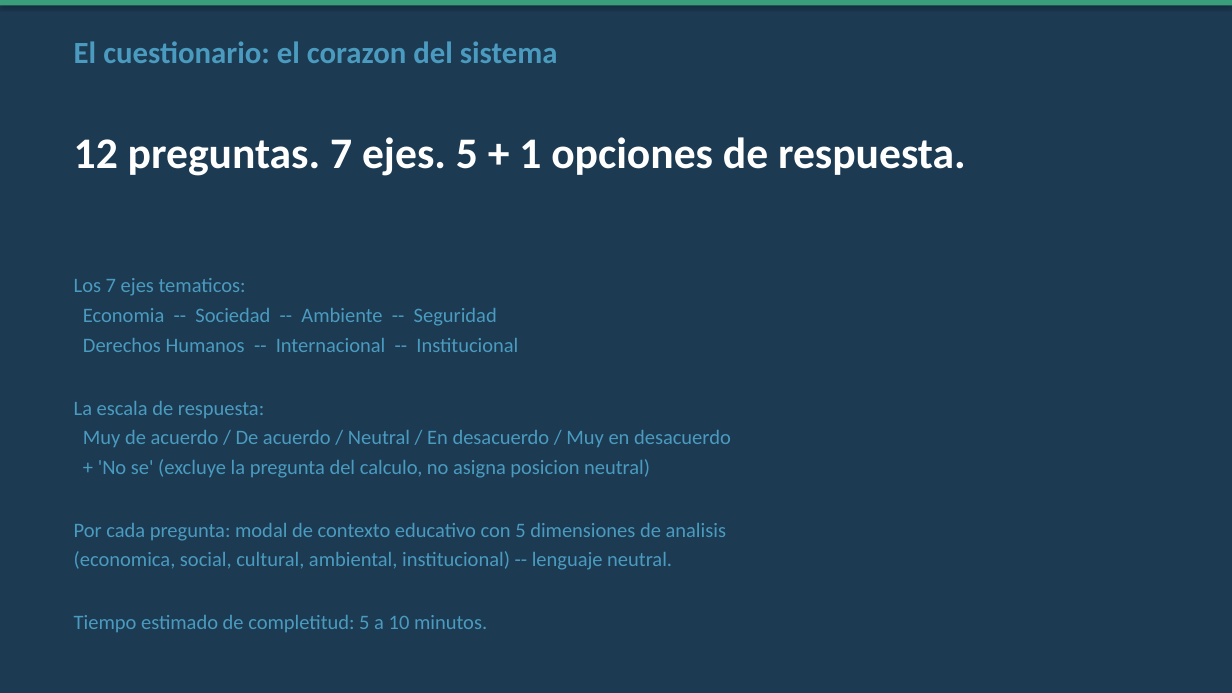
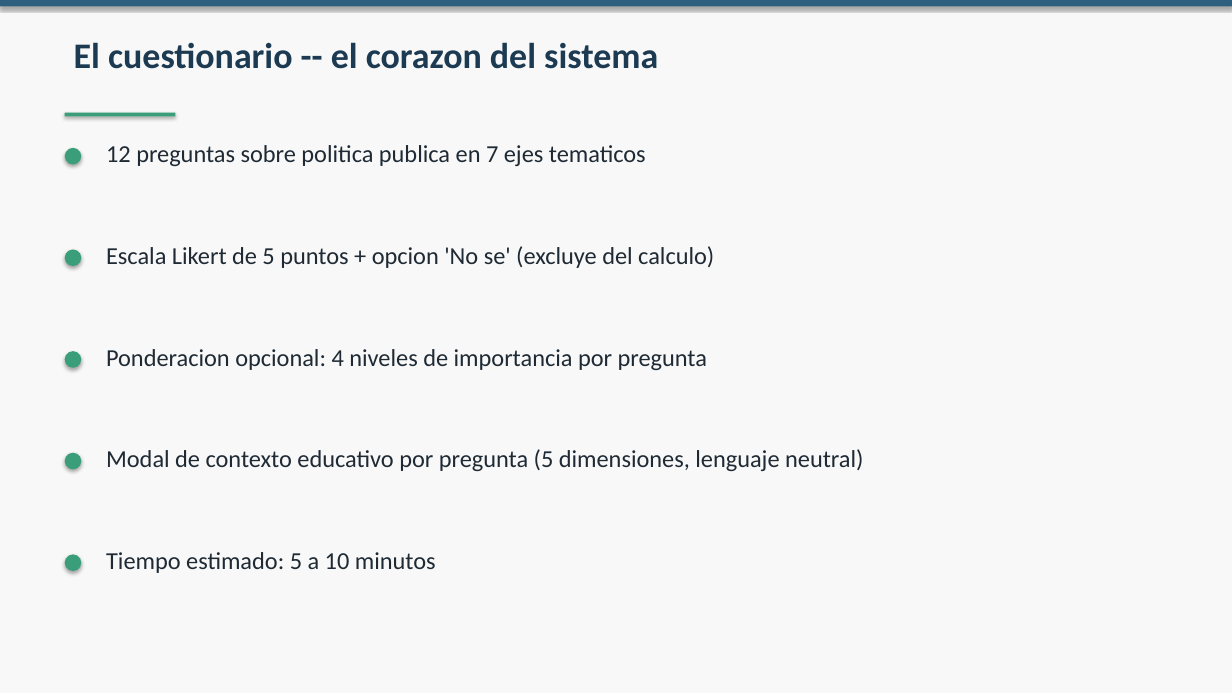
Before and after one commit to whatebria/tinder-decisivo, a slide deck: slide 10 of presentaciones/03_Solucion_Diseno_y_Producto.pptx (slide 9 before the commit). Drawn at 1232x693 pixels with LibreOffice and Linux fonts; fonts in the diff are those of the drawing. Boxes give left, top, right and bottom in pixels: in the first picture for what was removed or moved away, otherwise in the second. Text is boxed around its words. In the diff, an @@ line names an element or a change of style, - is before the commit and + after.

```diff
--- a/presentaciones/03_Solucion_Diseno_y_Producto.pptx
+++ b/presentaciones/03_Solucion_Diseno_y_Producto.pptx
@@ background #1C3A52 to #F7F8F7 @@
@@ rectangle at (x1=0, y1=0, x2=1232, y2=6): fill #3A9E7A to #2E5F7E @@
@@ text at (x1=74, y1=42, x2=658, y2=69): text changed; size 24 to 28 pt; text colour #4A9BBF to #1C3A52 @@
-El cuestionario: el corazon del sistema
+El cuestionario -- el corazon del sistema
@@ rectangle added at (x1=65, y1=113, x2=176, y2=116), fill #3A9E7A @@
@@ ellipse added at (x1=65, y1=148, x2=81, y2=165), fill #3A9E7A @@
@@ text at (x1=106, y1=145, x2=646, y2=166): text changed; size 34 to 19 pt; text colour #FFFFFF to #1F2A35; bold off @@
-12 preguntas. 7 ejes. 5 + 1 opciones de respuesta.
+12 preguntas sobre politica publica en 7 ejes tematicos
@@ ellipse added at (x1=65, y1=250, x2=81, y2=266), fill #3A9E7A @@
@@ text added at (x1=106, y1=246, x2=714, y2=268), 19 pt, text #1F2A35 @@
+Escala Likert de 5 puntos + opcion 'No se' (excluye del calculo)
@@ text removed at (x1=74, y1=278, x2=731, y2=632) @@
-Los 7 ejes tematicos:
-Economia -- Sociedad -- Ambiente -- Seguridad
-Derechos Humanos -- Internacional -- Institucional
-La escala de respuesta:
-Muy de acuerdo / De acuerdo / Neutral / En desacuerdo / Muy en desacuerdo
-+ 'No se' (excluye la pregunta del calculo, no asigna posicion neutral)
-Por cada pregunta: modal de contexto educativo con 5 dimensiones de analisis
-(economica, social, cultural, ambiental, institucional) -- lenguaje neutral.
-Tiempo estimado de completitud: 5 a 10 minutos.
@@ ellipse added at (x1=65, y1=351, x2=81, y2=368), fill #3A9E7A @@
@@ text added at (x1=106, y1=349, x2=707, y2=370), 19 pt, text #1F2A35 @@
+Ponderacion opcional: 4 niveles de importancia por pregunta
@@ text added at (x1=106, y1=449, x2=863, y2=471), 19 pt, text #1F2A35 @@
+Modal de contexto educativo por pregunta (5 dimensiones, lenguaje neutral)
@@ ellipse added at (x1=65, y1=453, x2=81, y2=470), fill #3A9E7A @@
@@ ellipse added at (x1=65, y1=555, x2=81, y2=571), fill #3A9E7A @@
@@ text added at (x1=106, y1=552, x2=436, y2=573), 19 pt, text #1F2A35 @@
+Tiempo estimado: 5 a 10 minutos
```
Also in this commit, not shown: 8 other slides changed, 10 slides added, 9 slides removed, 10 other files.
